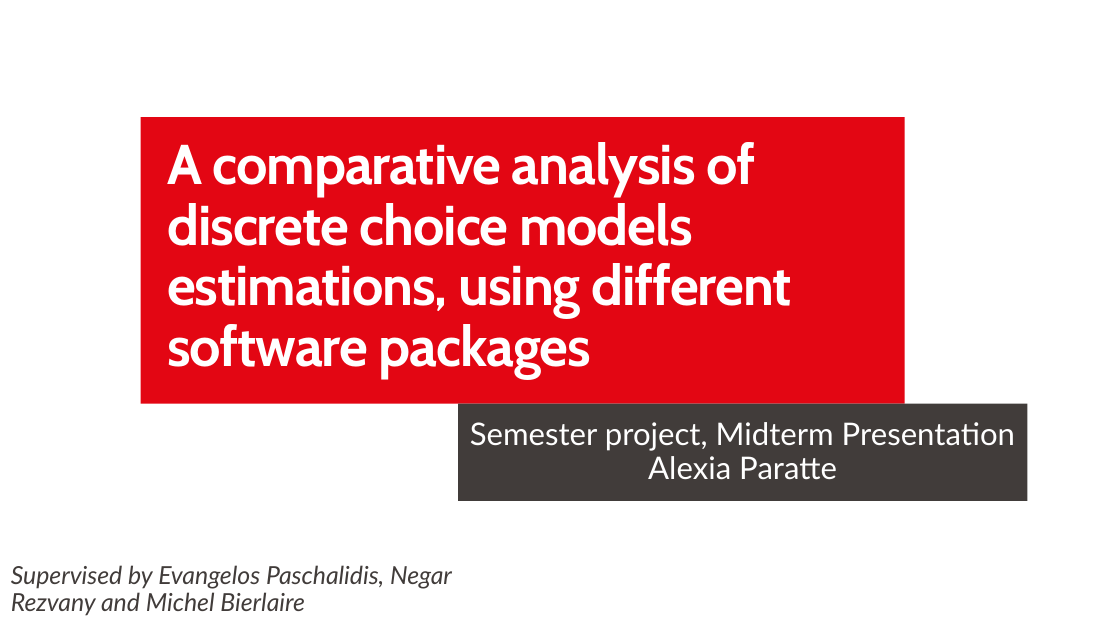
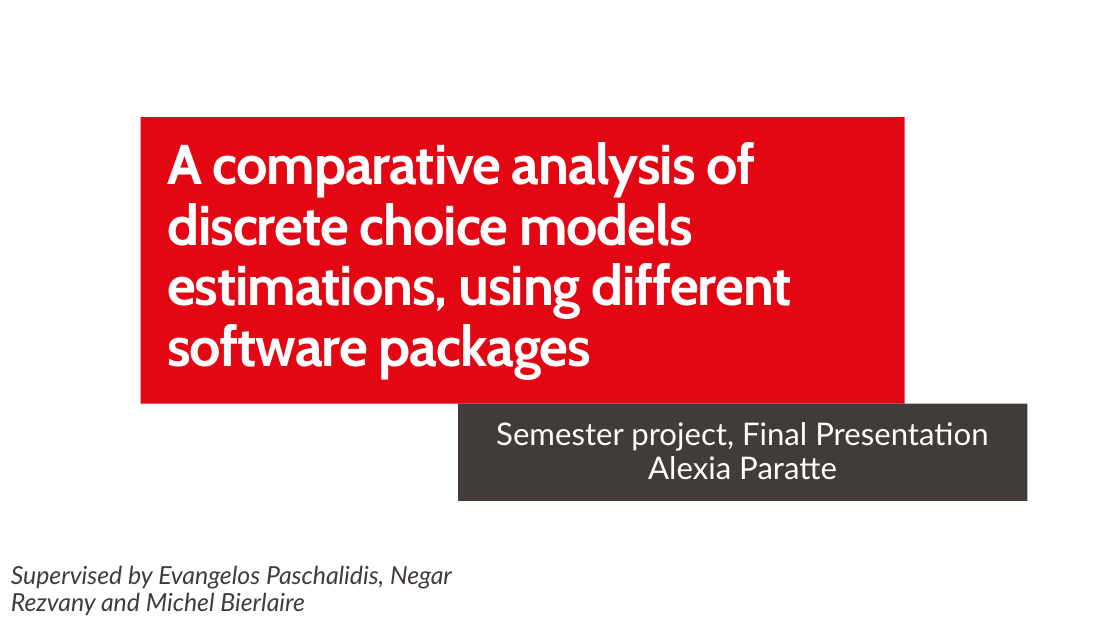
Before and after one commit to araccoon22/Semester-project, a slide deck: slide 1 of Documentation/Reports/Final Presentation - Semester project.pptx. Drawn at 1120x630 pixels with LibreOffice and Linux fonts; fonts in the diff are those of the drawing; background and template pictures are left out. Boxes give left, top, right and bottom in pixels: in the first picture for what was removed or moved away, otherwise in the second. Text is boxed around its words. In the diff, an @@ line names an element or a change of style, - is before the commit and + after.

```diff
--- a/Documentation/Reports/Final Presentation - Semester project.pptx
+++ b/Documentation/Reports/Final Presentation - Semester project.pptx
@@ subtitle at (496, 422, 988, 451): text changed @@
-Semester project, Midterm Presentation
+Semester project, Final Presentation
```
Also in this commit, not shown: 13 other slides changed, 1 slide added, 6 slides removed, 2 other files.
